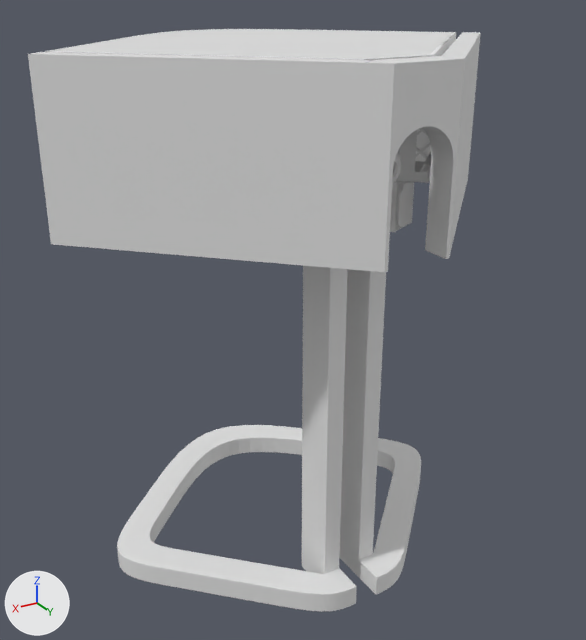
One commit to the glTF model glb/rhombi-tafel.glb: the scene before it, then after it.
Both versions are drawn from a 50 mm lens placed at (0.26, 0.311, 0.112), pointed at (0.005, -0.113, -0.101). The axes (+X, +Y, +Z) are drawn at lower left. The lights are the same throughout. The older version comes first. Where no turn or scale is listed for an object, it has been applied to the vertices.

The older version as bpy lines, for what is in view:
```python
ob_fitting = bpy.data.objects.new('fitting', me_sphere_004)
ob_fitting.location = (0.0002, 0.008, -0.0172)
ob_kader_a = bpy.data.objects.new('kader_a', me_cube_018)
ob_kader_a.location = (0.0003, 0.0245, -0.0268)
ob_kader_l = bpy.data.objects.new('kader_l', me_cube_013)
ob_kader_l.location = (0.0003, 0.0245, -0.0268)
ob_kader_r = bpy.data.objects.new('kader_r', me_cube_004)
ob_kader_r.parent = ob_kap
ob_kader_r.location = (0.000282, 0.0245, -0.0268)
ob_kader_r.rotation_euler = (0.0, 0.0, -2.359)  # degrees (0, 0, -135)
ob_kader_r.scale = (-1.0, -1.0, -1.0)
ob_kap = bpy.data.objects.new('kap', me_kap)
ob_kap.location = (0.0, 0.0, 0.0)
ob_kern = bpy.data.objects.new('kern', me_cube_022)
ob_kern.location = (0.0, -0.0617, 0.0002)
ob_vleugel_l = bpy.data.objects.new('vleugel_l', me_cube_010)
ob_vleugel_l.location = (0.0002, 0.0016, -0.0268)
# also in view: 'voet_t' at (0.0, -0.14, -0.137)
```
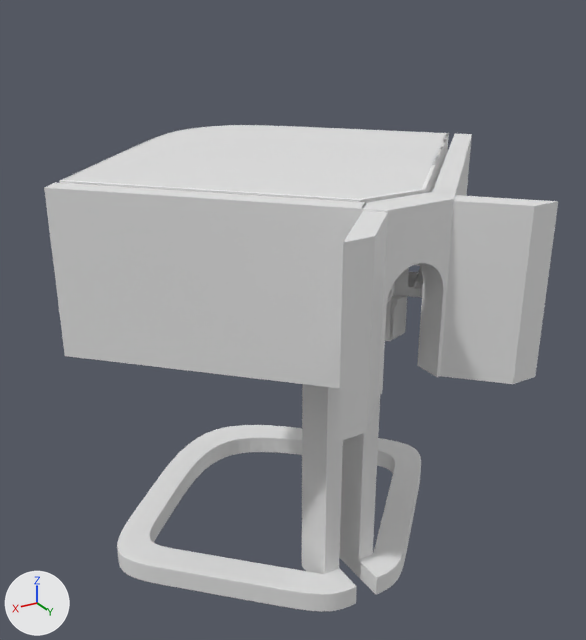
Location of each change, [x1, y1, x2, y2] in pixels of the pictures (586 x 640 px):
'kader_r', moved: before [28, 52, 372, 270]; after [44, 182, 366, 388]
'voet_a', added: after [338, 195, 558, 442]
'kap', moved: before [45, 29, 456, 162]; after [59, 125, 449, 266]
'kader_a', moved: before [361, 56, 466, 272]; after [361, 191, 455, 375]
'kader_l', moved: before [420, 32, 481, 248]; after [413, 133, 472, 297]
'kern', moved: before [390, 181, 414, 232]; after [385, 296, 407, 341]
'vleugel_l', moved: before [396, 130, 429, 183]; after [393, 268, 421, 297]
'fitting', moved (mostly hidden): before [392, 152, 401, 184]; after [387, 282, 395, 303]

Diff of the bpy script that builds the scene:
```diff
--- a/glb/rhombi-tafel.glb.py
+++ b/glb/rhombi-tafel.glb.py
@@ me_cube_007 @@
+me_cube_007.from_pydata(...)  # 303 vertices, 602 faces; spans x -0.0666..0.0666, y -0.0388..0.0073, z -0.001..0.1
@@ ob_kap @@
 ob_kap = bpy.data.objects.new('kap', me_kap)
-ob_kap.location = (0.0, 0.0, 0.0)
+ob_kap.location = (0.0, 0.0, -0.0689)
@@ ob_fitting @@
 ob_fitting = bpy.data.objects.new('fitting', me_sphere_004)
-ob_fitting.location = (0.0002, 0.008, -0.0172)
+ob_fitting.location = (0.0002, 0.008, -0.086)
@@ ob_kader_a @@
 ob_kader_a = bpy.data.objects.new('kader_a', me_cube_018)
-ob_kader_a.location = (0.0003, 0.0245, -0.0268)
+ob_kader_a.location = (0.0003, 0.0245, -0.0957)
@@ ob_kader_l @@
 ob_kader_l = bpy.data.objects.new('kader_l', me_cube_013)
-ob_kader_l.location = (0.0003, 0.0245, -0.0268)
+ob_kader_l.location = (0.0003, 0.0245, -0.0957)
@@ ob_kern @@
 ob_kern = bpy.data.objects.new('kern', me_cube_022)
-ob_kern.location = (0.0, -0.0617, 0.0002)
+ob_kern.location = (0.0, -0.0617, -0.0687)
@@ ob_vleugel_l @@
 ob_vleugel_l = bpy.data.objects.new('vleugel_l', me_cube_010)
-ob_vleugel_l.location = (0.0002, 0.0016, -0.0268)
+ob_vleugel_l.location = (0.0002, 0.0016, -0.0957)
@@ ob_voet_a @@
+ob_voet_a = bpy.data.objects.new('voet_a', me_cube_007)
+ob_voet_a.location = (0.0002, 0.0246, -0.0967)
```
